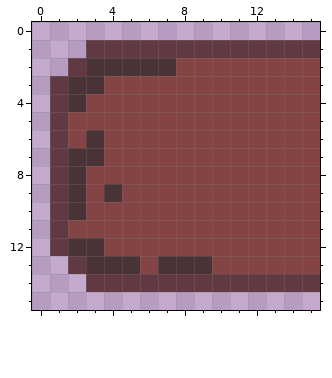
Pixel-art sprite, stored at assets/tiles/peninsula-left.png. The first picture shows the starting point.
The file is 16x16 pixels.
And afterwards:
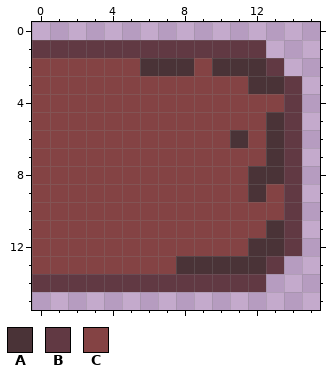
Palette (. is transparent): A #4a3337  B #613943  C #844344
What changed:
y 1: x 0..2 ... -> BBB; x 13..15 BBB -> ...
y 2: x 0..5 ..BAAA -> CCCCCC; x 8 C -> A; x 10..15 CCCCCC -> AAAB..
y 3: x 0..3 .BAA -> CCCC; x 12..15 CCCC -> AAB.
y 4: x 0..2 .BA -> CCC; x 14..15 CC -> B.
y 5: x 0..1 .B -> CC; x 13..15 CCC -> AB.
y 6: x 0..1 .B -> CC; x 3 A -> C; x 11 C -> A; x 13..15 CCC -> AB.
y 7: x 0..3 .BAA -> CCCC; x 13..15 CCC -> AB.
y 8: x 0..2 .BA -> CCC; x 12..15 CCCC -> AAB.
y 9: x 0..2 .BA -> CCC; x 4 A -> C; x 12 C -> A; x 14..15 CC -> B.
y 10: x 0..2 .BA -> CCC; x 14..15 CC -> B.
y 11: x 0..1 .B -> CC; x 13..15 CCC -> AB.
y 12: x 0..3 .BAA -> CCCC; x 12..15 CCCC -> AAB.
y 13: x 0..5 ..BAAA -> CCCCCC; x 7 A -> C; x 10..15 CCCCCC -> AAAB..
y 14: x 0..2 ... -> BBB; x 13..15 BBB -> ...
Boxes around the changes in both pictures, in picture pixels (x1, y1, x2, y2):
changed: (32, 40, 320, 292)
